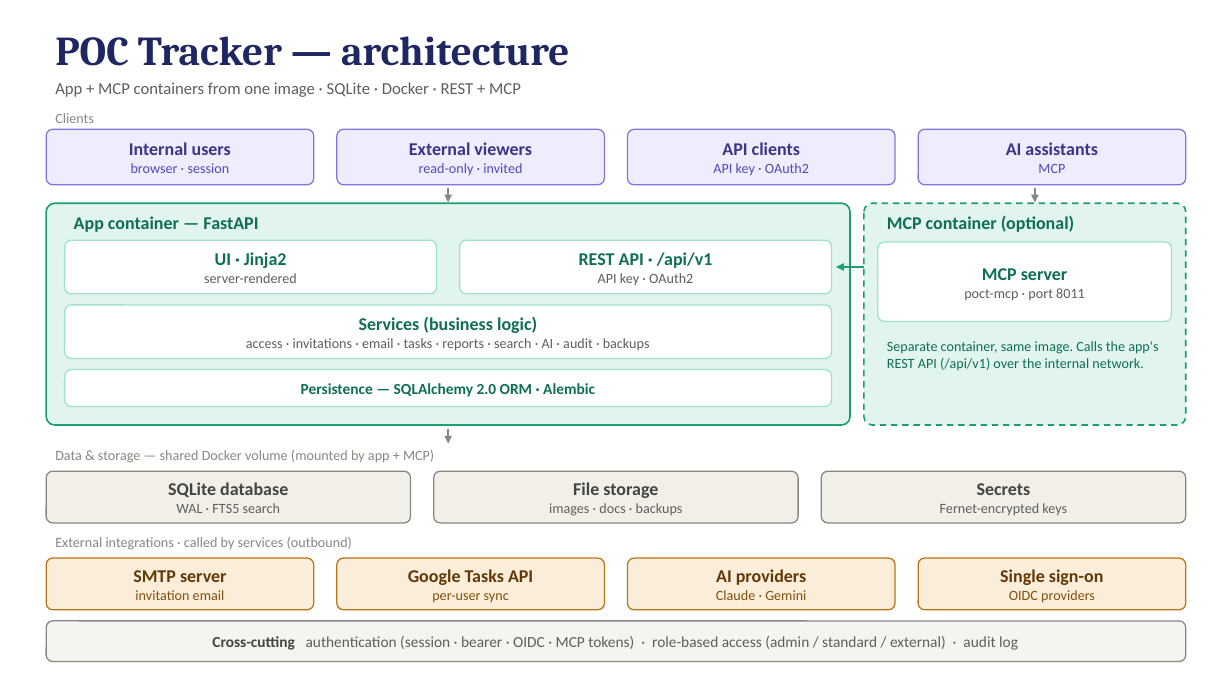
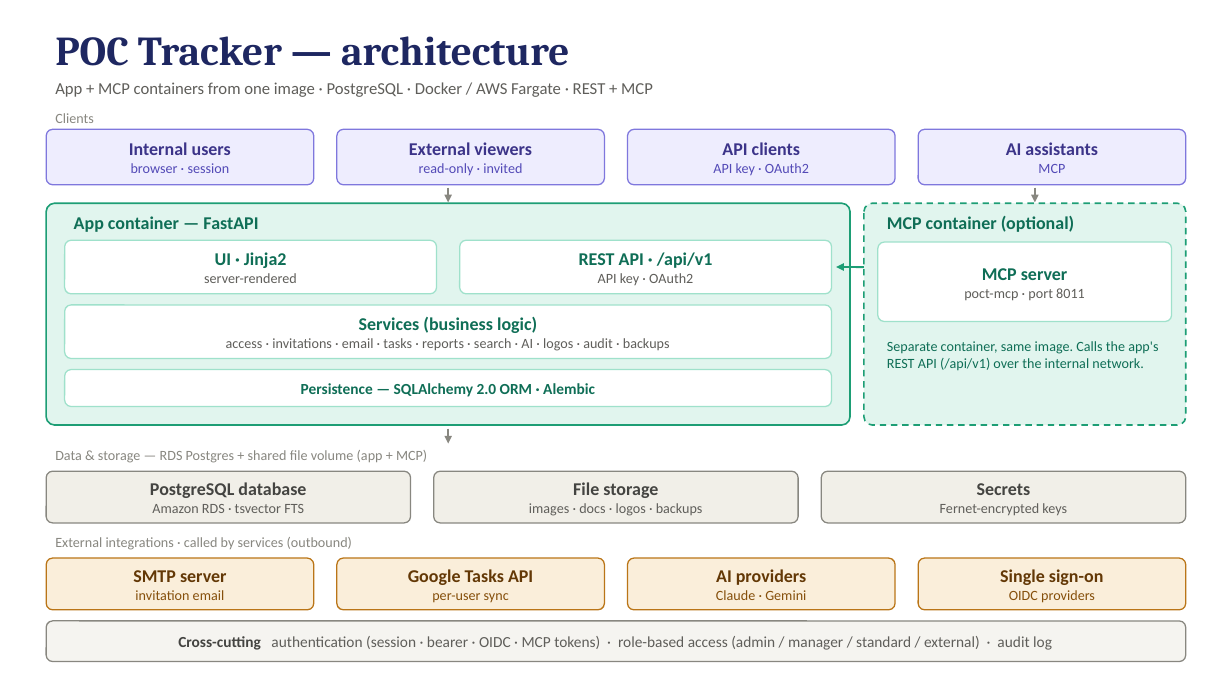
Before and after one commit to tmanmidwest/POC-Tracker, a slide deck: slide 1 of docs/poc-tracker-architecture.pptx. Drawn at 1232x693 pixels with LibreOffice and Linux fonts; fonts in the diff are those of the drawing. Boxes give left, top, right and bottom in pixels: in the first picture for what was removed or moved away, otherwise in the second. Text is boxed around its words. In the diff, an @@ line names an element or a change of style, - is before the commit and + after.

```diff
--- a/docs/poc-tracker-architecture.pptx
+++ b/docs/poc-tracker-architecture.pptx
@@ text at (55, 82, 653, 97): text changed @@
-App + MCP containers from one image · SQLite · Docker · REST + MCP
+App + MCP containers from one image · PostgreSQL · Docker / AWS Fargate · REST + MCP
@@ text at (226, 338, 670, 351): text changed @@
-access · invitations · email · tasks · reports · search · AI · audit · backups
+access · invitations · email · tasks · reports · search · AI · logos · audit · backups
@@ text at (55, 450, 427, 463): text changed @@
-Data & storage — shared Docker volume (mounted by app + MCP)
+Data & storage — RDS Postgres + shared file volume (app + MCP)
@@ text at (150, 482, 306, 513): text changed; size 14 to 11 pt; text colour #444441 to #5F5E5A; bold off @@
-SQLite database
-WAL · FTS5 search
+PostgreSQL database
+Amazon RDS · tsvector FTS
@@ text at (529, 503, 703, 516): text changed @@
-images · docs · backups
+images · docs · logos · backups
@@ text at (178, 636, 1052, 650): text changed @@
-Cross-cutting authentication (session · bearer · OIDC · MCP tokens) · role-based access (admin / standard / external) · audit log
+Cross-cutting authentication (session · bearer · OIDC · MCP tokens) · role-based access (admin / manager / standard / external) · audit log
```
Also in this commit, not shown: 1 other slide changed.
